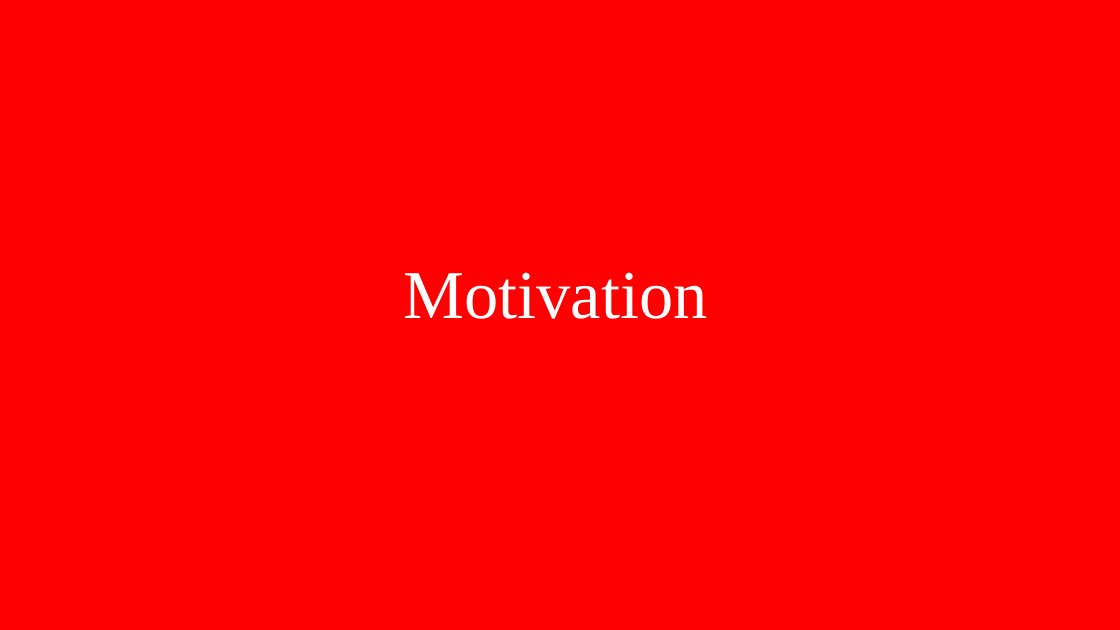
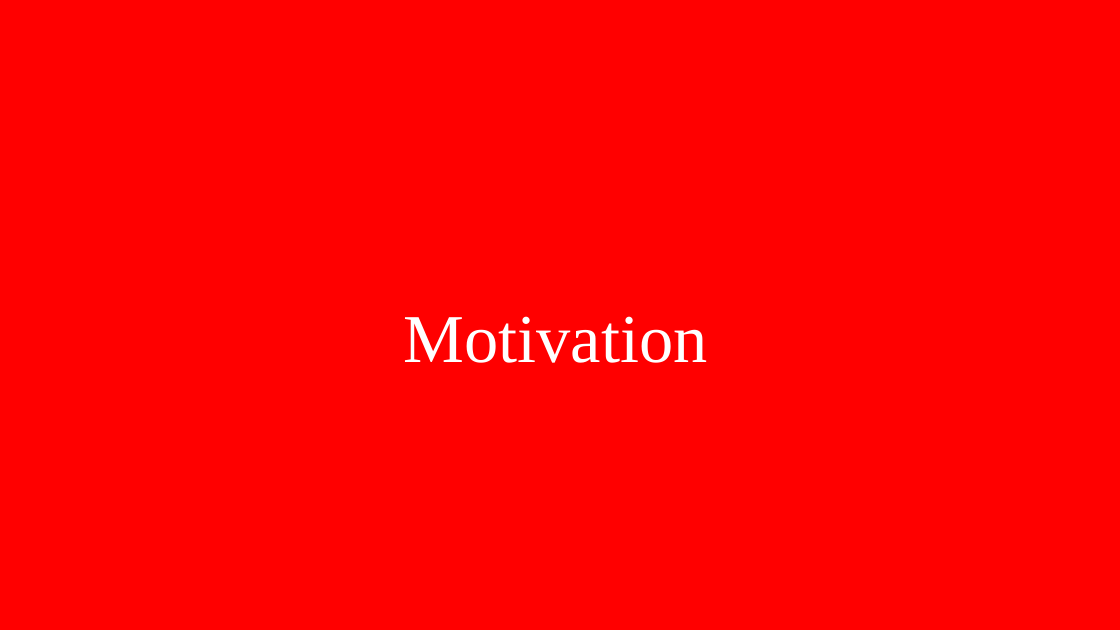
Before and after one commit to wn-upf/decentralized_qlearning_resource_allocation_in_wns, a slide deck: slide 3 of Presentation/francesc_wilhelmi_PIMRC_presentation.pptx. Drawn at 1120x630 pixels with LibreOffice and Linux fonts; fonts in the diff are those of the drawing; background and template pictures are left out. Boxes give left, top, right and bottom in pixels: in the first picture for what was removed or moved away, otherwise in the second. Text is boxed around its words. In the diff, an @@ line names an element or a change of style, - is before the commit and + after.

```diff
--- a/Presentation/francesc_wilhelmi_PIMRC_presentation.pptx
+++ b/Presentation/francesc_wilhelmi_PIMRC_presentation.pptx
@@ title "Motivation": place and size @@
-title "Motivation" at [404, 272, 708, 319]
+title "Motivation" at [404, 316, 708, 363]
```
Also in this commit, not shown: 17 other slides changed.
